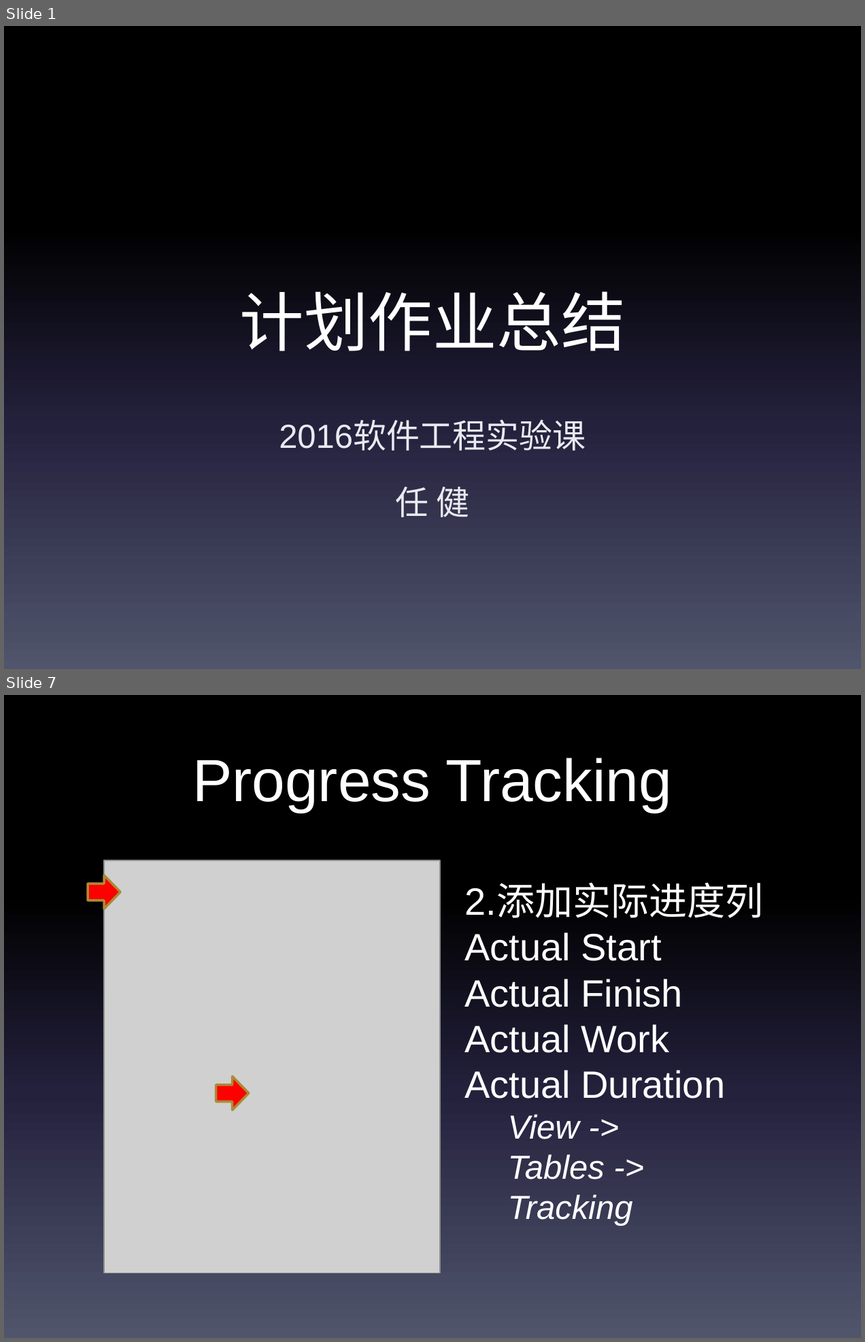
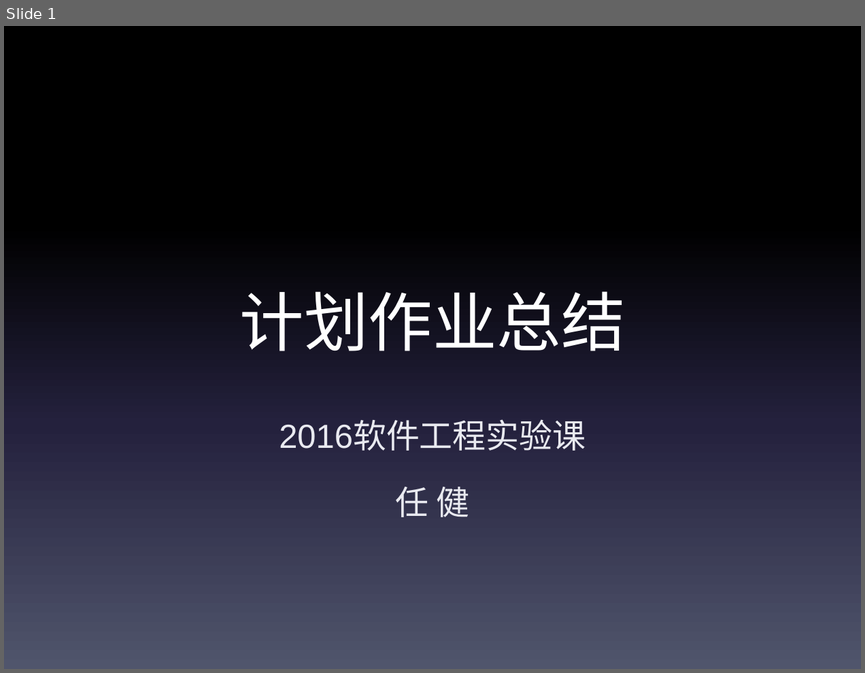
Before and after one commit to bhsei/ppt, a slide deck: 2016/计划书总结.pptx. Shown one above the other, each under a label of ours: slides 1 and 7 before the commit, slide 1 after it; the slides between them are not shown. The pictures are 865x1342 and 865x673 pixels, drawn with LibreOffice and Linux fonts; fonts in the diff are those of the drawing; grey boxes stand for pictures. Boxes give left, top, right and bottom in pixels: in the first picture for what was removed or moved away, otherwise in the second. Text is boxed around its words. In the diff, an @@ line names an element or a change of style, - is before the commit and + after.

```diff
--- a/2016/计划书总结.pptx
+++ b/2016/计划书总结.pptx
@@ slide 7 removed at [4,695,861,1338], background gradient #000000 to #24213E to #51566D @@
@@ title removed at [192,758,672,813] @@
-Progress Tracking
@@ right arrow removed at [88,875,120,909] @@
@@ picture removed at [104,860,440,1272] @@
@@ text removed at [465,885,764,1225] @@
-2.添加实际进度列
-Actual Start
-Actual Finish
-Actual Work
-Actual Duration
-  View ->
-  Tables ->
-  Tracking
@@ right arrow removed at [215,1076,248,1110] @@
```
Also in this commit, not shown: 1 slide added, 8 other slides removed.
